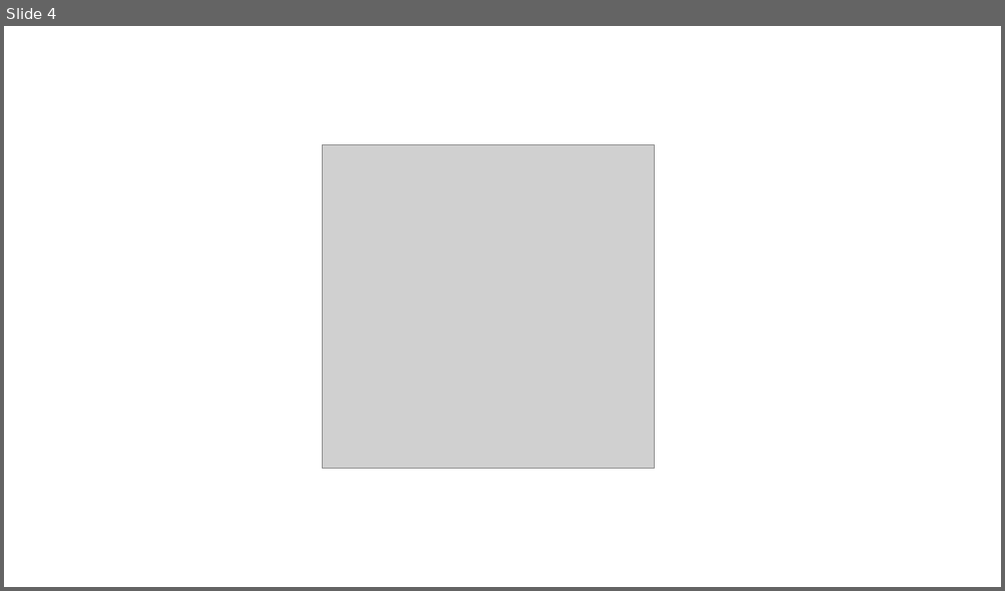
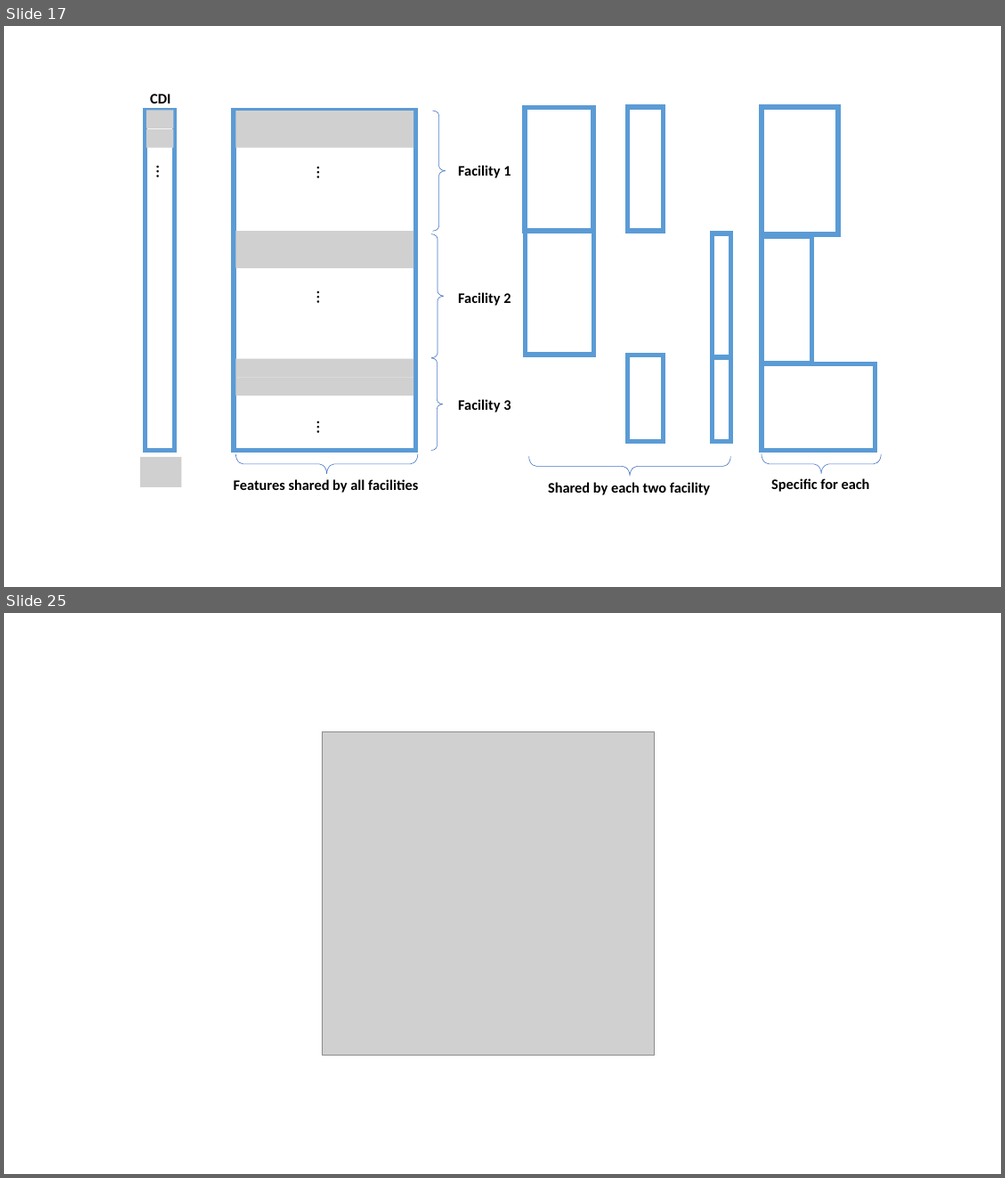
Before and after one commit to aasiaeet/SCH, a slide deck: doc/img/images.pptx. Shown one above the other, each under a label of ours: slide 4 before the commit, slides 17 and 25 after it; the slides between them are not shown. The pictures are 1005x591 and 1005x1178 pixels, drawn with LibreOffice and Linux fonts; fonts in the diff are those of the drawing; grey boxes stand for pictures. Boxes give left, top, right and bottom in pixels: in the first picture for what was removed or moved away, otherwise in the second. Text is boxed around its words. In the diff, an @@ line names an element or a change of style, - is before the commit and + after.

```diff
--- a/doc/img/images.pptx
+++ b/doc/img/images.pptx
@@ slide 17 added at [4,26,1001,587], background #FFFFFF @@
@@ text added at [150,94,170,103], 14 pt, text #000000, bold @@
+CDI
@@ rectangle added at [146,110,175,450], fill #FFFFFF, outline #5B9BD5 4.5 pt @@
@@ picture added at [146,110,174,128] @@
@@ picture added at [146,129,174,148] @@
@@ right brace added at [432,111,445,231], outline #4472C4 0.5 pt @@
@@ rectangle added at [526,108,594,232], fill #FFFFFF, outline #5B9BD5 4.5 pt @@
@@ rectangle added at [628,107,663,231], fill #FFFFFF, outline #5B9BD5 4.5 pt @@
@@ rectangle added at [761,107,839,234], fill #FFFFFF, outline #5B9BD5 4.5 pt @@
@@ text added at [149,158,179,186], 18 pt, text #000000 @@
+…
@@ text added at [458,165,510,178], 14 pt, text #000000, bold @@
+Facility 1
@@ right brace added at [431,234,444,358], outline #4472C4 0.5 pt @@
@@ rectangle added at [526,231,594,355], fill #FFFFFF, outline #5B9BD5 4.5 pt @@
@@ rectangle added at [712,233,731,357], fill #FFFFFF, outline #5B9BD5 4.5 pt @@
@@ rectangle added at [761,236,811,363], fill #FFFFFF, outline #5B9BD5 4.5 pt @@
@@ text added at [458,292,510,305], 14 pt, text #000000, bold @@
+Facility 2
@@ right brace added at [431,358,443,450], outline #4472C4 0.5 pt @@
@@ rectangle added at [628,355,663,442], fill #FFFFFF, outline #5B9BD5 4.5 pt @@
@@ rectangle added at [712,357,731,441], fill #FFFFFF, outline #5B9BD5 4.5 pt @@
@@ rectangle added at [761,364,875,450], fill #FFFFFF, outline #5B9BD5 4.5 pt @@
@@ text added at [458,399,510,412], 14 pt, text #000000, bold @@
+Facility 3
@@ group added at [234,110,415,450]: 6 pictures, 3 texts, 1 rectangle @@
+…
+…
+…
@@ picture added at [140,457,181,487] @@
@@ text added at [234,479,418,492], 14 pt, text #000000, bold @@
+Features shared by all facilities
@@ right brace added at [235,454,417,474], outline #4472C4 0.5 pt @@
@@ right brace added at [529,457,731,476], outline #4472C4 0.5 pt @@
@@ right brace added at [761,454,882,474], outline #4472C4 0.5 pt @@
@@ text added at [771,478,870,491], 14 pt, text #000000, bold @@
+Specific for each
@@ text added at [548,482,710,495], 14 pt, text #000000, bold @@
+Shared by each two facility
@@ what was slide 4 is now slide 25 @@
```
Also in this commit, not shown: 22 other slides added, 2 slides removed, 16 other files.
